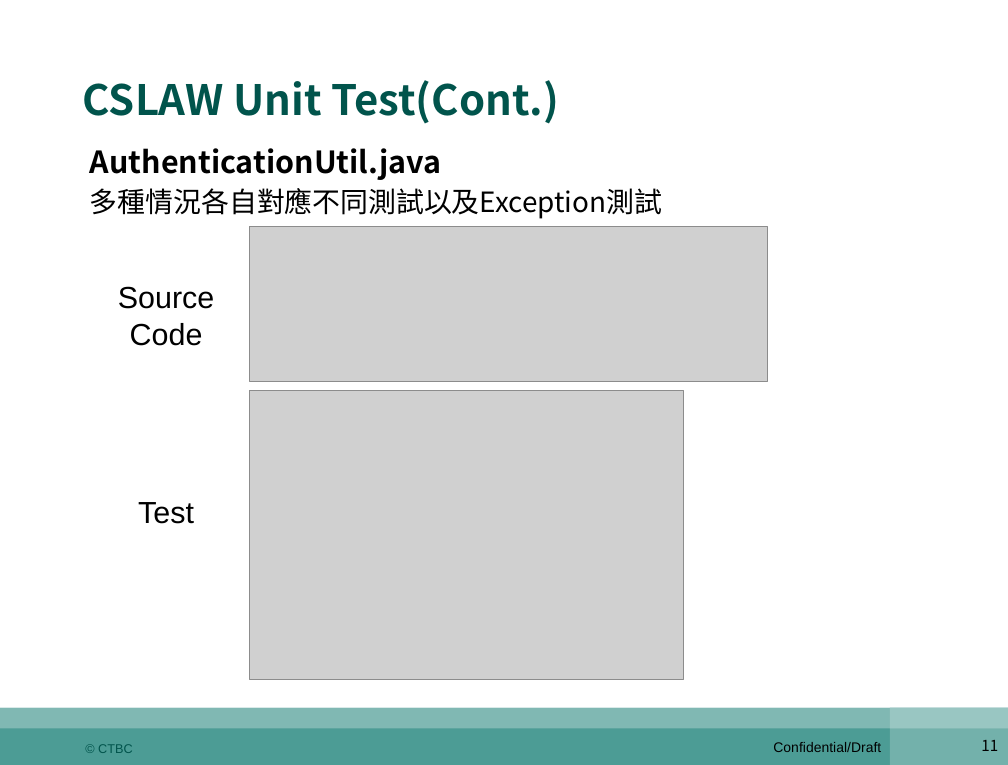
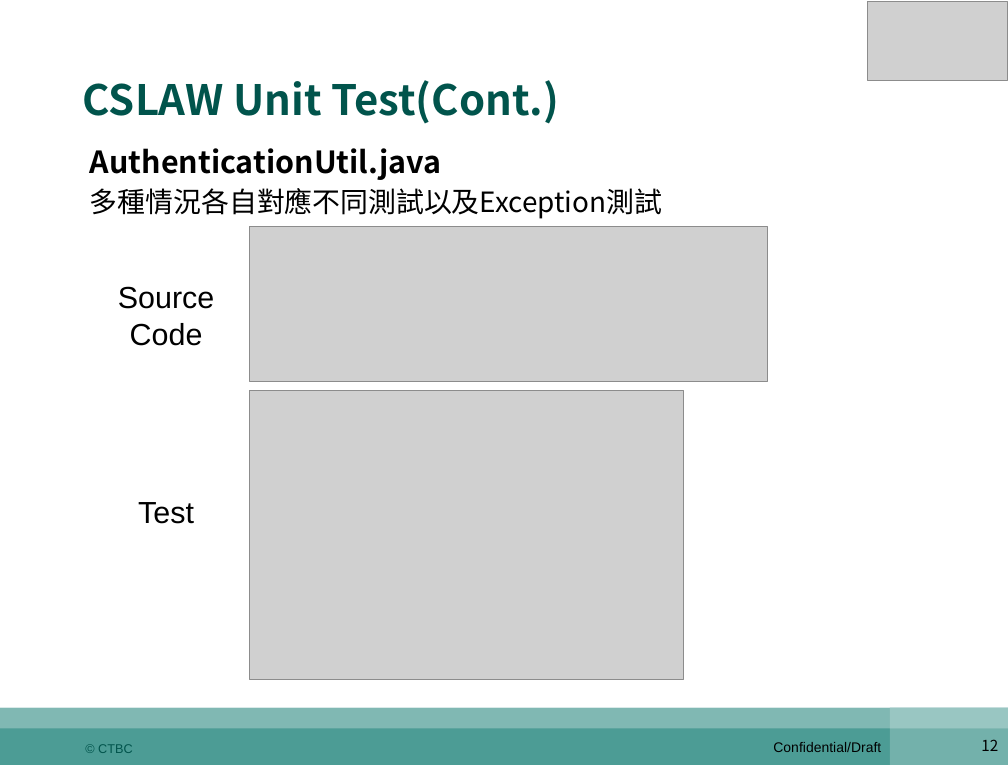
Before and after one commit to shaven105/duh, a slide deck: slide 12 of newest0526.pptx (slide 11 before the commit). Drawn at 1008x765 pixels with LibreOffice and Linux fonts; fonts in the diff are those of the drawing; grey boxes stand for pictures. Boxes give left, top, right and bottom in pixels: in the first picture for what was removed or moved away, otherwise in the second. Text is boxed around its words. In the diff, an @@ line names an element or a change of style, - is before the commit and + after.

```diff
--- a/newest0526.pptx
+++ b/newest0526.pptx
@@ picture added at (x1=868, y1=1, x2=1008, y2=80) @@
@@ page number at (x1=981, y1=739, x2=998, y2=751): text changed @@
-11
+12
```
Also in this commit, not shown: 15 other slides changed, 1 slide added, 1 slide removed, 4 other files.
